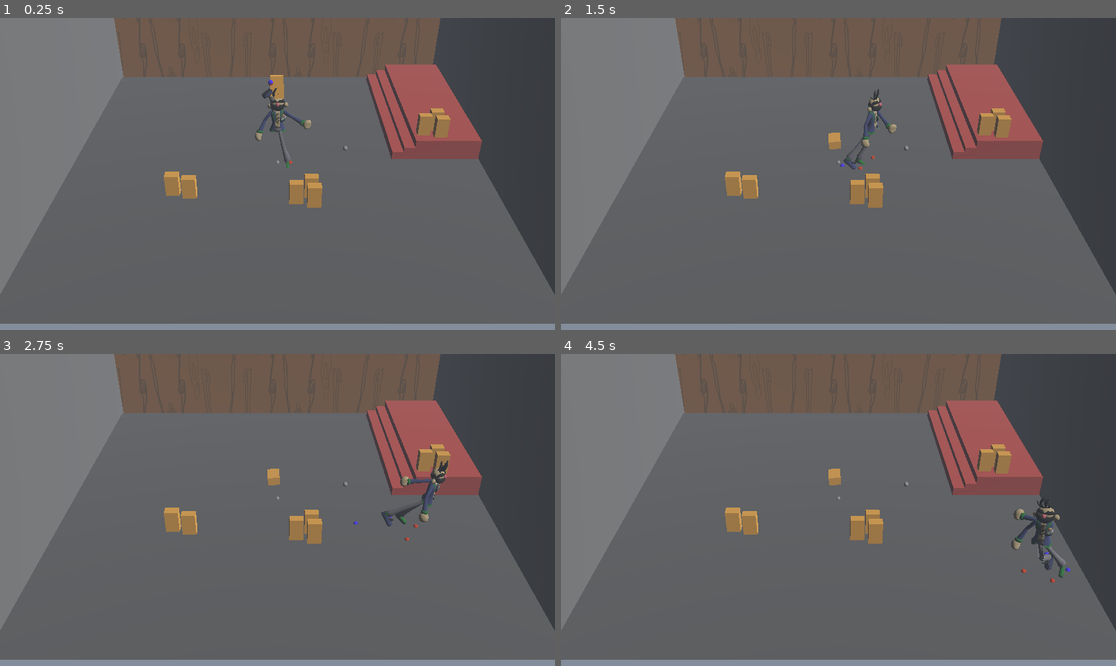
Above: before the commit, frames 1-4 (two rows, left to right).
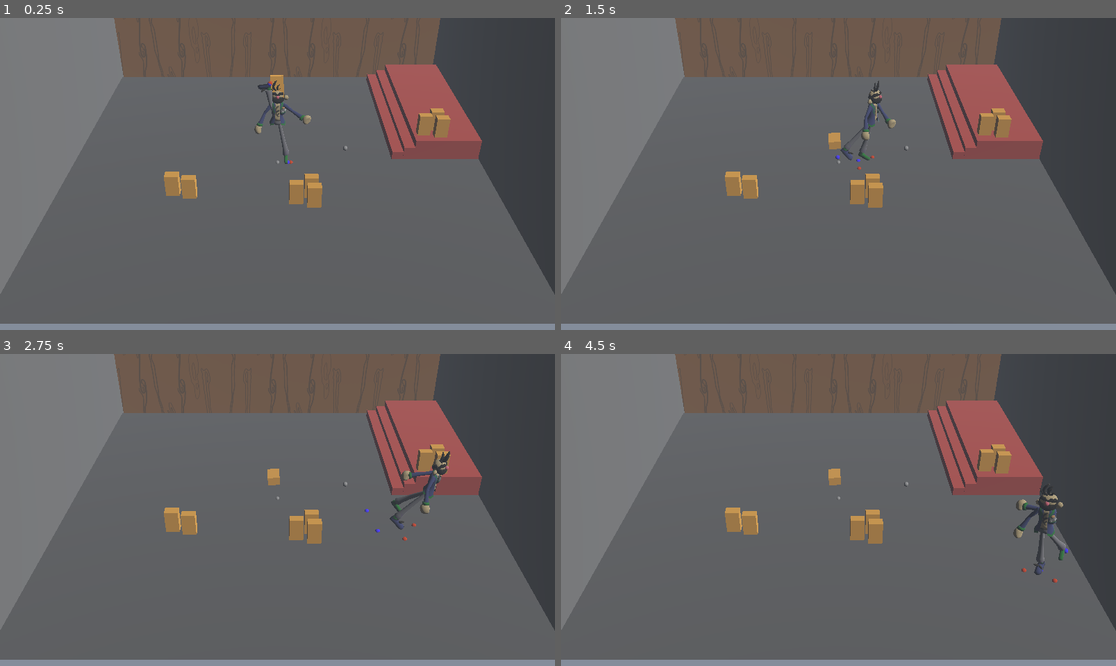
Above: after the commit, the same moments.

Repository: JulienKaspar/godot-wild-jam-88
Game: Godot game, scene res://Levels/Gyms/lvl_player_parkour.tscn
Same seed, same stepped clock (60 frames per second), same inputs: the game is played once before the commit and once after it.
Inputs:
- Up to frame 1 (0.25 s): no input
- Up to frame 2 (1.5 s): hold D (move_right) 0.53-1.28 s; hold S (move_back) from 1.28 s (still down)
- Up to frame 3 (2.75 s): release S (move_back) at 2.03 s; hold D (move_right) from 2.03 s (still down)
- Up to frame 4 (4.5 s): release D (move_right) at 2.78 s; hold W (move_forward) 2.78-3.53 s; hold A (move_left) from 3.53 s (still down)

The runs differ from the first frame. In frame 1, 0.7% of the frame differs, in the area x 45-57%, y 19-49%; in frame 2, 0.6%; in frame 3, 0.8%; in frame 4, 1.0%, in the area x 81-92%, y 41-74%.

Commit message:
Fix character height clipping into ground

Diff:
--- a/Characters/Player/logic/foot_ik_target.gd
+++ b/Characters/Player/logic/foot_ik_target.gd
@@ -23,9 +23,10 @@
 		var lean = abs(global_position.distance_to(step_target.global_position))
 		if lean > step_distance:
 			step()
+		# Update the feet positions every so often to make sure the body is in a stable position
 		if lean > lean_distance && check_lean.is_stopped():
 			step()
-			check_lean.start(1.0)
+			check_lean.start(randf_range(0.5, 1.0))
 
 func step():
 	is_stepping = true
--- a/Characters/Player/logic/player.gd
+++ b/Characters/Player/logic/player.gd
@@ -12,6 +12,3 @@
 func _physics_process(delta: float) -> void:
 	# Make the body follow the controller
 	player_body.global_transform = lerp(player_body.global_transform, upper_body_pivot.global_transform, .5)
-
-	# Hip animation
-	player_body.position.y = sin(Time.get_ticks_msec() / 1000 * 0.5) * 0.05
